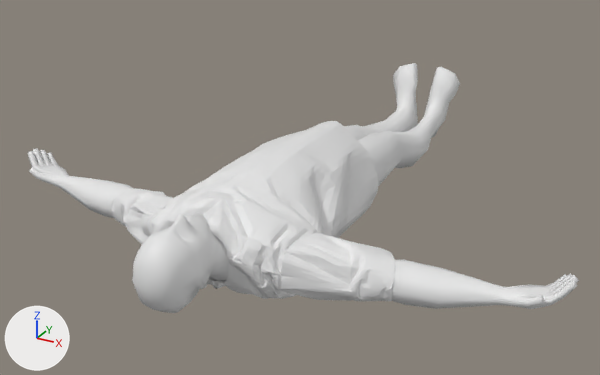
Before and after pictures for a commit that changed the Blender file untitled.blend.
Camera for both pictures: a 50 mm camera at (0.897, -1.578, 0.817) aimed at (-0.053, 0.15, -0.047). The lights are fixed; the arrows at lower left show +X, +Y and +Z.

The older version as bpy lines, for what is in view:
```python
me_00025_00_001 = bpy.data.meshes.new('00025_00.001')
me_00025_00_001.from_pydata(...)  # 4950 vertices, 9664 faces; spans x -0.368..0.37, y -0.228..0.135, z -0.203..0.344
me_00025_00_001.materials.append(mat_default_obj_009)  # white #e7e7e7
me_male_character_008 = bpy.data.meshes.new('Male_Character.008')
me_male_character_008.from_pydata(...)  # 852 vertices, 907 faces; spans x -0.709..0.7, y -0.131..0.131, z -0.908..0.544
me_male_character_008.materials.append(mat_null__018)  # white #e7e7e7
ob_00025_00_001 = bpy.data.objects.new('00025_00.001', me_00025_00_001)
ob_00025_00_001.location = (0.0, 0.0, 0.0)
ob_00025_00_001.rotation_euler = (1.571, 0.0, 0.0)  # degrees (90, 0, 0)
ob_male_character_008 = bpy.data.objects.new('Male_Character.008', me_male_character_008)
ob_male_character_008.location = (0.0, 0.0, 0.0)
ob_male_character_008.rotation_euler = (1.571, 0.0, 0.0)  # degrees (90, 0, 0)
```
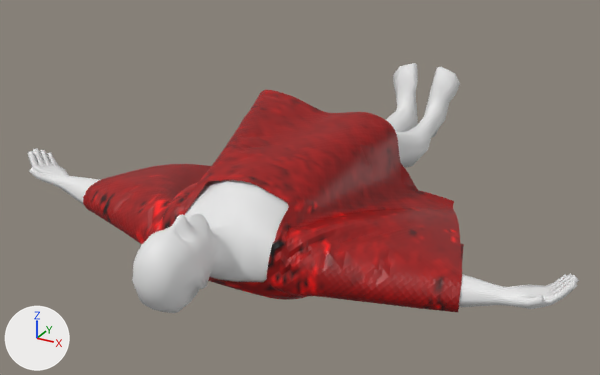
The newer file is also turned or shifted as a whole; pictures and numbers use the older file's frame.

What changed in the scene script:
```text
Add mat_material:
    mat_material = bpy.data.materials.new('Material')
    mat_material.use_nodes = True; mat_material.node_tree.nodes.clear()
    _N = mat_material.node_tree.nodes; _L = mat_material.node_tree.links
    n0 = _N.new('ShaderNodeOutputMaterial'); n0.name = 'Material Output'
    n1 = _N.new('ShaderNodeBsdfPrincipled'); n1.name = 'Principled BSDF'
    n1.distribution = 'GGX'
    n1.subsurface_method = 'BURLEY'
    n2 = _N.new('ShaderNodeAttribute'); n2.name = 'Attribute.001'
    n2.attribute_name = 'Col'
    _L.new(n1.outputs[0], n0.inputs[0])  # 'BSDF' to 'Surface'
    _L.new(n2.outputs[0], n1.inputs[0])  # 'Color' to 'Base Color'
Add me_00020_00_001:
    me_00020_00_001.from_pydata(...)  # 7996 vertices, 15683 faces; spans x 0.037..1.001, y 0.163..0.621, z -0.885..-0.246
    me_00020_00_001.materials.append(mat_material)
Remove ob_00025_00_001:
    ob_00025_00_001 = bpy.data.objects.new('00025_00.001', me_00025_00_001)
    ob_00025_00_001.location = (0.0, 0.0, 0.0)
    ob_00025_00_001.rotation_euler = (1.571, 0.0, 0.0)  # degrees (90, 0, 0)
Add ob_00020_00_001:
    ob_00020_00_001 = bpy.data.objects.new('00020_00.001', me_00020_00_001)
    ob_00020_00_001.location = (-0.503, -0.578, -0.429)
    ob_00020_00_001.rotation_euler = (1.571, 0.0, 0.0)  # degrees (90, 0, 0)
```

Boxes (x1, y1, x2, y2) around the edits, measured in the pictures (600 x 375 px):
'00020_00.001', added: after (83, 90, 464, 312)
'00025_00.001', deleted: before (111, 121, 395, 301)
